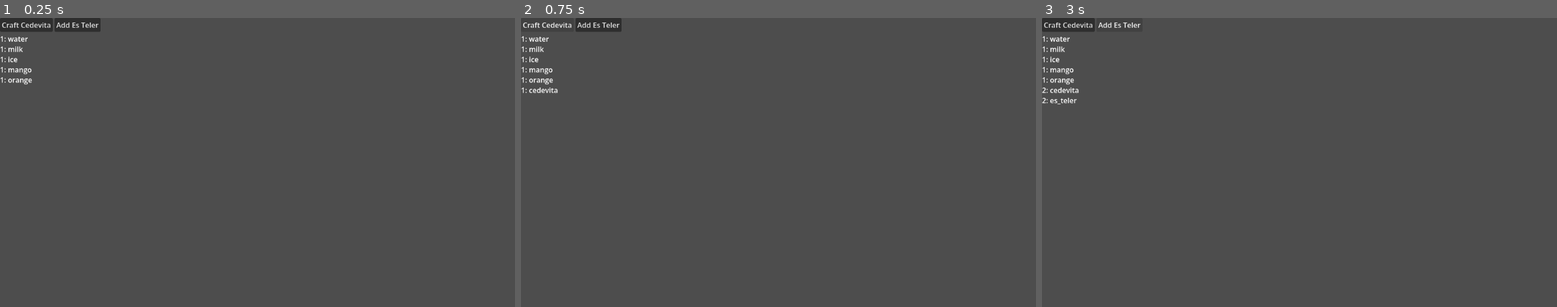
Above: before the commit, frames 1-3 (left to right).
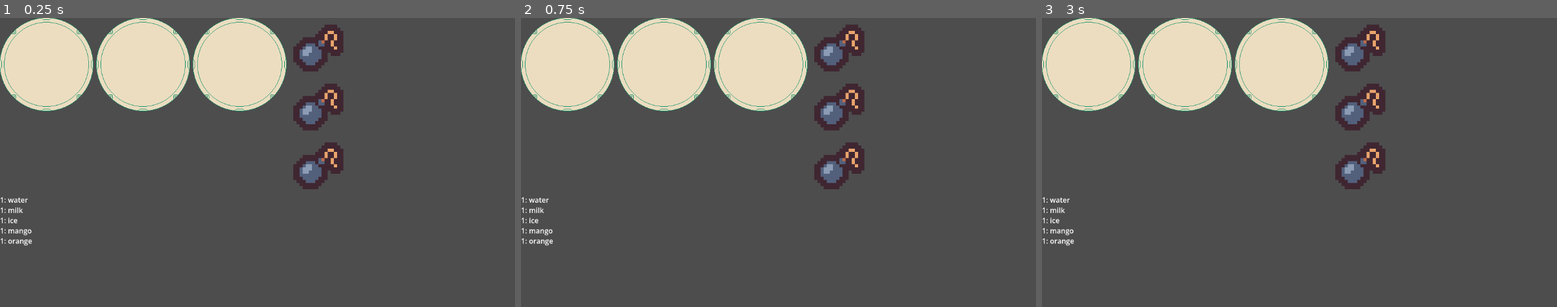
Above: after the commit, the same moments.

Repository: scumpiest/scammy-drink
Game: Godot game, scene res://scenes/crafting_station.tscn
The game is run twice, just before and just after one commit, with the same random seed, the same clock (stepped at 60 frames per second) and the same inputs. Before the commit the project starts from res://crafting_station.tscn.
Inputs (mouse positions are in pixels of both pictures, inside the frame that each line leads up to):
- Up to frame 1 (0.25 s): no input
- Up to frame 2 (0.75 s): click (546, 23) at 0.5 s, where only the run before the commit has a clickable "Craft Cedevita"
- Up to frame 3 (3 s): click (1119, 23) at 1.25 s, where only the run before the commit has a clickable "Add Es Teler"; click (1067, 23) at 2 s, where only the run before the commit has a clickable "Craft Cedevita"; click (1119, 23) at 2.75 s, where only the run before the commit has a clickable "Add Es Teler"

The runs differ from the first frame. In frame 1, 18% of the frame differs, in the area x 0-67%, y 0-79%; in frame 2, 17%; in frame 3, 17%.

Commit message:
feat: add crafting + drag and drop

Diff:
--- /dev/null
+++ b/components/drag_and_drop.gd
@@ -0,0 +1,68 @@
+class_name DragAndDrop
+extends Node
+
+signal drag_canceled(starting_position: Vector2)
+signal drag_started
+signal dropped(starting_position: Vector2)
+
+@export var enabled: bool = true
+@export var target: Area2D
+
+var starting_position: Vector2
+var offset := Vector2.ZERO
+var dragging := false
+
+
+func _ready() -> void:
+	assert(target, "No target set for DragAndDrop Component!")
+	target.input_event.connect(_on_target_input_event.unbind(1))
+
+
+func _process(_delta: float) -> void:
+	if dragging and target:
+		target.global_position = target.get_global_mouse_position() + offset
+
+
+func _input(event: InputEvent) -> void:
+	if dragging and event.is_action_pressed("cancel_drag"):
+		_cancel_dragging()
+	elif dragging and event.is_action_released("select"):
+		_drop()
+
+
+func _end_dragging() -> void:
+	dragging = false
+	target.remove_from_group("dragging")
+	target.z_index = 0
+
+
+func _cancel_dragging() -> void:
+	_end_dragging()
+	drag_canceled.emit(starting_position)
+
+
+func _start_dragging() -> void:
+	dragging = true
+	starting_position = target.global_position
+	target.add_to_group("dragging")
+	target.z_index = 99
+	offset = target.global_position - target.get_global_mouse_position()
+	drag_started.emit()
+
+
+func _drop() -> void:
+	_end_dragging()
+	dropped.emit(starting_position)
+
+
+func _on_target_input_event(_viewport: Node, event: InputEvent) -> void:
+	if not enabled:
+		return
+
+	var dragging_object := get_tree().get_first_node_in_group("dragging")
+
+	if not dragging and dragging_object:
+		return
+
+	if not dragging and event.is_action_pressed("select"):
+		_start_dragging()
--- /dev/null
+++ b/components/velocity_based_rotation.gd
@@ -0,0 +1,41 @@
+extends Node
+class_name VelocityBasedRotation
+
+@export var enabled: bool = true : set = _set_enabled
+@export var target: Node2D
+@export_range(0.25, 1.5) var lerp_seconds := 0.4
+@export var max_rotation_degrees := 50
+@export var x_velocity_threshold := 3.0
+
+var last_position: Vector2
+var velocity: Vector2
+var angle: float
+var progress: float
+var time_elapsed := 0.0
+
+
+func _physics_process(delta: float) -> void:
+	if not enabled or not target:
+		return
+
+	velocity = target.global_position - last_position
+	last_position = target.global_position
+	progress = time_elapsed / lerp_seconds
+
+	if abs(velocity.x) > x_velocity_threshold:
+		angle = velocity.normalized().x * deg_to_rad(max_rotation_degrees)
+	else:
+		angle = 0.0
+
+	target.rotation = lerp_angle(target.rotation, angle, progress)
+	time_elapsed += delta
+
+	if progress > 1.0:
+		time_elapsed = 0.0
+
+
+func _set_enabled(value: bool) -> void:
+	enabled = value
+
+	if target and enabled == false:
+		target.rotation = 0.0
--- a/crafting_station.gd
+++ /dev/null
@@ -1,7 +0,0 @@
-extends Control
-
-func _on_water_button_pressed():
-	GameManager.create_recipe("cedevita")
-
-func _on_orange_button_pressed():
-	GameManager.create_recipe("es_teler")
--- a/crafting_station.tscn
+++ /dev/null
@@ -1,40 +0,0 @@
-[gd_scene format=3 uid="uid://c24hipub5mhbx"]
-
-[ext_resource type="Script" uid="uid://bc335bjjxb7nd" path="res://crafting_station.gd" id="1_4d4rx"]
-[ext_resource type="Script" uid="uid://bbqa2xaeqnyk1" path="res://inventory_display.gd" id="2_aa7oo"]
-
-[node name="CraftingStation" type="Control" unique_id=279321905]
-layout_mode = 3
-anchors_preset = 15
-anchor_right = 1.0
-anchor_bottom = 1.0
-grow_horizontal = 2
-grow_vertical = 2
-script = ExtResource("1_4d4rx")
-
-[node name="CanvasLayer" type="CanvasLayer" parent="." unique_id=1307530361]
-
-[node name="VBoxContainer" type="VBoxContainer" parent="CanvasLayer" unique_id=70064522]
-offset_right = 40.0
-offset_bottom = 40.0
-
-[node name="HBoxContainer" type="HBoxContainer" parent="CanvasLayer/VBoxContainer" unique_id=1171525898]
-layout_mode = 2
-
-[node name="WaterButton" type="Button" parent="CanvasLayer/VBoxContainer/HBoxContainer" unique_id=812651647]
-layout_mode = 2
-text = "Craft Cedevita"
-
-[node name="OrangeButton" type="Button" parent="CanvasLayer/VBoxContainer/HBoxContainer" unique_id=1253068119]
-layout_mode = 2
-text = "Add Es Teler
-"
-
-[node name="InventoryDisplay" type="RichTextLabel" parent="CanvasLayer/VBoxContainer" unique_id=423446511]
-layout_mode = 2
-text = "asdasd"
-fit_content = true
-script = ExtResource("2_aa7oo")
-
-[connection signal="pressed" from="CanvasLayer/VBoxContainer/HBoxContainer/WaterButton" to="." method="_on_water_button_pressed"]
-[connection signal="pressed" from="CanvasLayer/VBoxContainer/HBoxContainer/OrangeButton" to="." method="_on_orange_button_pressed"]
--- /dev/null
+++ b/main.tscn
@@ -0,0 +1,7 @@
+[gd_scene format=3 uid="uid://bhsssh8c21nff"]
+
+[ext_resource type="PackedScene" uid="uid://d0ax38n8nn081" path="res://scenes/item.tscn" id="1_ig7tw"]
+
+[node name="Node2D" type="Node2D" unique_id=1558411712]
+
+[node name="Item" parent="." unique_id=1005105168 instance=ExtResource("1_ig7tw")]
--- a/project.godot
+++ b/project.godot
@@ -20,6 +20,19 @@
 GameManager="*uid://xyr0lv1qs230"
 CraftingRecipe="*uid://4jt2wg3mt7fk"
 
+[input]
+
+select={
+"deadzone": 0.2,
+"events": [Object(InputEventMouseButton,"resource_local_to_scene":false,"resource_name":"","device":-1,"window_id":0,"alt_pressed":false,"shift_pressed":false,"ctrl_pressed":false,"meta_pressed":false,"button_mask":0,"position":Vector2(0, 0),"global_position":Vector2(0, 0),"factor":1.0,"button_index":1,"canceled":false,"pressed":false,"double_click":false,"script":null)
+]
+}
+cancel_drag={
+"deadzone": 0.2,
+"events": [Object(InputEventMouseButton,"resource_local_to_scene":false,"resource_name":"","device":-1,"window_id":0,"alt_pressed":false,"shift_pressed":false,"ctrl_pressed":false,"meta_pressed":false,"button_mask":2,"position":Vector2(338, 4),"global_position":Vector2(350, 64),"factor":1.0,"button_index":2,"canceled":false,"pressed":true,"double_click":false,"script":null)
+]
+}
+
 [physics]
 
 3d/physics_engine="Jolt Physics"
--- /dev/null
+++ b/scenes/crafting_slot.gd
@@ -0,0 +1,28 @@
+class_name CraftingSlot
+extends Control
+
+signal item_received(item: Area2D)
+
+
+@onready var area_2d: Area2D = $Area2D
+
+var held_item: Area2D = null
+
+
+func receive_item(item: Area2D) -> bool:
+	if held_item != null:
+		return false
+
+	held_item = item
+	item.drag_and_drop.drag_started.connect(release_item, CONNECT_ONE_SHOT)
+	var snap_position := area_2d.global_position
+	var tween := item.create_tween().set_ease(Tween.EASE_OUT).set_trans(Tween.TRANS_BACK)
+	tween.tween_property(item, "global_position", snap_position, 0.2)
+	item_received.emit(item)
+	return true
+
+
+func release_item() -> Area2D:
+	var item := held_item
+	held_item = null
+	return item
--- /dev/null
+++ b/scenes/crafting_slot.tscn
@@ -0,0 +1,25 @@
+[gd_scene format=3 uid="uid://dten0br76t2w6"]
+
+[ext_resource type="Texture2D" uid="uid://cy233l4j5yjid" path="res://assets/item_holder.png" id="1_m5iqw"]
+[ext_resource type="Script" uid="uid://cwjjqecjnu1m4" path="res://scenes/crafting_slot.gd" id="1_xlbvh"]
+
+[sub_resource type="CircleShape2D" id="CircleShape2D_xlbvh"]
+radius = 106.04244
+
+[node name="CraftingSlot" type="Control" unique_id=272137850]
+custom_minimum_size = Vector2(212, 212)
+layout_mode = 3
+anchors_preset = 0
+offset_right = 212.0
+offset_bottom = 212.0
+mouse_filter = 1
+script = ExtResource("1_xlbvh")
+
+[node name="Area2D" type="Area2D" parent="." unique_id=524305715]
+position = Vector2(104, 104)
+
+[node name="CollisionShape2D" type="CollisionShape2D" parent="Area2D" unique_id=1384217039]
+shape = SubResource("CircleShape2D_xlbvh")
+
+[node name="Sprite2D" type="Sprite2D" parent="Area2D" unique_id=1561693855]
+texture = ExtResource("1_m5iqw")
--- /dev/null
+++ b/scenes/crafting_station.gd
@@ -0,0 +1 @@
+extends Control
--- /dev/null
+++ b/scenes/crafting_station.tscn
@@ -0,0 +1,53 @@
+[gd_scene format=3 uid="uid://c24hipub5mhbx"]
+
+[ext_resource type="Script" uid="uid://bc335bjjxb7nd" path="res://scenes/crafting_station.gd" id="1_4d4rx"]
+[ext_resource type="Script" uid="uid://bbqa2xaeqnyk1" path="res://scenes/inventory_display.gd" id="2_aa7oo"]
+[ext_resource type="PackedScene" uid="uid://dten0br76t2w6" path="res://scenes/crafting_slot.tscn" id="2_rkudf"]
+[ext_resource type="PackedScene" uid="uid://d3aagl44tybxs" path="res://scenes/ingredient.tscn" id="3_nbrgk"]
+
+[node name="CraftingStation" type="Control" unique_id=279321905]
+layout_mode = 3
+anchors_preset = 15
+anchor_right = 1.0
+anchor_bottom = 1.0
+grow_horizontal = 2
+grow_vertical = 2
+mouse_filter = 1
+script = ExtResource("1_4d4rx")
+
+[node name="CanvasLayer" type="CanvasLayer" parent="." unique_id=1307530361]
+
+[node name="VBoxContainer" type="VBoxContainer" parent="CanvasLayer" unique_id=70064522]
+offset_right = 40.0
+offset_bottom = 40.0
+
+[node name="HBoxContainer" type="HBoxContainer" parent="CanvasLayer/VBoxContainer" unique_id=1171525898]
+layout_mode = 2
+
+[node name="CraftingSlot" parent="CanvasLayer/VBoxContainer/HBoxContainer" unique_id=272137850 instance=ExtResource("2_rkudf")]
+layout_mode = 2
+
+[node name="CraftingSlot2" parent="CanvasLayer/VBoxContainer/HBoxContainer" unique_id=668903298 instance=ExtResource("2_rkudf")]
+layout_mode = 2
+
+[node name="CraftingSlot3" parent="CanvasLayer/VBoxContainer/HBoxContainer" unique_id=1880500589 instance=ExtResource("2_rkudf")]
+layout_mode = 2
+mouse_filter = 1
+
+[node name="VBoxContainer" type="VBoxContainer" parent="CanvasLayer/VBoxContainer/HBoxContainer" unique_id=2097086971]
+layout_mode = 2
+
+[node name="Ingredient" parent="CanvasLayer/VBoxContainer/HBoxContainer/VBoxContainer" unique_id=418293815 instance=ExtResource("3_nbrgk")]
+layout_mode = 2
+
+[node name="Ingredient2" parent="CanvasLayer/VBoxContainer/HBoxContainer/VBoxContainer" unique_id=472113062 instance=ExtResource("3_nbrgk")]
+layout_mode = 2
+
+[node name="Ingredient3" parent="CanvasLayer/VBoxContainer/HBoxContainer/VBoxContainer" unique_id=595319243 instance=ExtResource("3_nbrgk")]
+layout_mode = 2
+
+[node name="InventoryDisplay" type="RichTextLabel" parent="CanvasLayer/VBoxContainer" unique_id=423446511]
+layout_mode = 2
+text = "asdasd"
+fit_content = true
+script = ExtResource("2_aa7oo")
--- /dev/null
+++ b/scenes/ingredient.gd
@@ -0,0 +1,2 @@
+class_name Ingredient
+extends Control
--- /dev/null
+++ b/scenes/ingredient.tscn
@@ -0,0 +1,12 @@
+[gd_scene format=3 uid="uid://d3aagl44tybxs"]
+
+[ext_resource type="PackedScene" uid="uid://d0ax38n8nn081" path="res://scenes/item.tscn" id="1_rcex7"]
+
+[node name="Ingredient" type="Control" unique_id=418293815]
+custom_minimum_size = Vector2(128, 128)
+layout_mode = 3
+anchors_preset = 0
+mouse_filter = 1
+
+[node name="Item" parent="." unique_id=1005105168 instance=ExtResource("1_rcex7")]
+position = Vector2(64, 64)
--- a/inventory_display.gd
+++ b/scenes/inventory_display.gd
@@ -5,6 +5,5 @@
 func _process(delta: float) -> void:
 	for item in GameManager.inventory:
 		statement = (statement + str(GameManager.inventory[item]) + ": " + item + "\n")
-		print(statement)
 	self.text = statement
 	statement = ""
--- /dev/null
+++ b/scenes/item.gd
@@ -0,0 +1,37 @@
+extends Area2D
+
+const SNAP_OFFSET := Vector2(96, 96)
+
+@onready var icon: Sprite2D = $Texture
+@onready var drag_and_drop: DragAndDrop = $DragAndDrop
+@onready var velocity_based_rotation: VelocityBasedRotation = $VelocityBasedRotation
+
+
+func _ready() -> void:
+	velocity_based_rotation.enabled = false
+	drag_and_drop.drag_started.connect(_on_drag_started)
+	drag_and_drop.dropped.connect(_on_dropped)
+	drag_and_drop.drag_canceled.connect(_on_drag_canceled)
+
+
+func _on_drag_started() -> void:
+	velocity_based_rotation.enabled = true
+
+
+func _on_dropped(starting_position: Vector2) -> void:
+	velocity_based_rotation.enabled = false
+	for area in get_overlapping_areas():
+		var parent := area.get_parent()
+		if parent is CraftingSlot and parent.receive_item(self):
+			return
+	_tween_to(starting_position)
+
+
+func _on_drag_canceled(starting_position: Vector2) -> void:
+	velocity_based_rotation.enabled = false
+	_tween_to(starting_position)
+
+
+func _tween_to(target_position: Vector2) -> void:
+	var tween := create_tween().set_ease(Tween.EASE_OUT).set_trans(Tween.TRANS_BACK)
+	tween.tween_property(self, "global_position", target_position, 0.3)
--- /dev/null
+++ b/scenes/item.tscn
@@ -0,0 +1,31 @@
+[gd_scene format=3 uid="uid://d0ax38n8nn081"]
+
+[ext_resource type="Script" uid="uid://but65lhcg8kda" path="res://scenes/item.gd" id="1_vljjh"]
+[ext_resource type="Texture2D" uid="uid://ovpe62gllxnf" path="res://assets/tile_0105.png" id="2_ro5b8"]
+[ext_resource type="Script" uid="uid://cqu1p6334ylii" path="res://components/drag_and_drop.gd" id="3_d265e"]
+[ext_resource type="Script" uid="uid://hik5osyogdvs" path="res://components/velocity_based_rotation.gd" id="4_5vp5n"]
+
+[sub_resource type="RectangleShape2D" id="RectangleShape2D_r8pa7"]
+size = Vector2(128, 128)
+
+[node name="Item" type="Area2D" unique_id=1005105168]
+script = ExtResource("1_vljjh")
+
+[node name="Texture" type="Sprite2D" parent="." unique_id=2114608377]
+texture_filter = 1
+position = Vector2(3.8146973e-06, 3.8146973e-06)
+scale = Vector2(7, 7)
+texture = ExtResource("2_ro5b8")
+
+[node name="CollisionShape2D" type="CollisionShape2D" parent="." unique_id=182645433]
+shape = SubResource("RectangleShape2D_r8pa7")
+
+[node name="DragAndDrop" type="Node" parent="." unique_id=810927161 node_paths=PackedStringArray("target")]
+script = ExtResource("3_d265e")
+target = NodePath("..")
+metadata/_custom_type_script = "uid://cqu1p6334ylii"
+
+[node name="VelocityBasedRotation" type="Node" parent="." unique_id=1513216794 node_paths=PackedStringArray("target")]
+script = ExtResource("4_5vp5n")
+target = NodePath("../Texture")
+metadata/_custom_type_script = "uid://hik5osyogdvs"
--- a/game_manager.gd
+++ b/scripts/game_manager.gd
@@ -2,7 +2,6 @@
 
 var inventory: Dictionary = {"water": 1, "milk": 1, "ice": 1, "mango": 1, "orange": 1}
 
-# Uncomment to enable quantity
 func update_inventory(item: String, quantity: int):
 	if inventory.has(item):
 		inventory[item] += quantity
@@ -11,8 +10,6 @@
 
 	if inventory[item] <= 0:
 		inventory.erase(item)
-
-	print("Inventory updated:", inventory)
 
 func create_recipe(recipe_key: String):
 	var recipe: Dictionary = CraftingRecipe.crafting_dict[recipe_key]
Binary file added: assets/item_holder.png
Not shown, added: assets/item_holder.png.import
Binary file added: assets/tile_0105.png
Not shown, added: assets/tile_0105.png.import
Binary file added: assets/tile_0106.png
Not shown, added: assets/tile_0106.png.import
Binary file added: assets/tile_0107.png
Not shown, added: assets/tile_0107.png.import
Binary file added: assets/tile_0115.png
Not shown, added: assets/tile_0115.png.import
Binary file added: assets/tile_0119.png
Not shown, added: assets/tile_0119.png.import
(and 10 more such lines)
